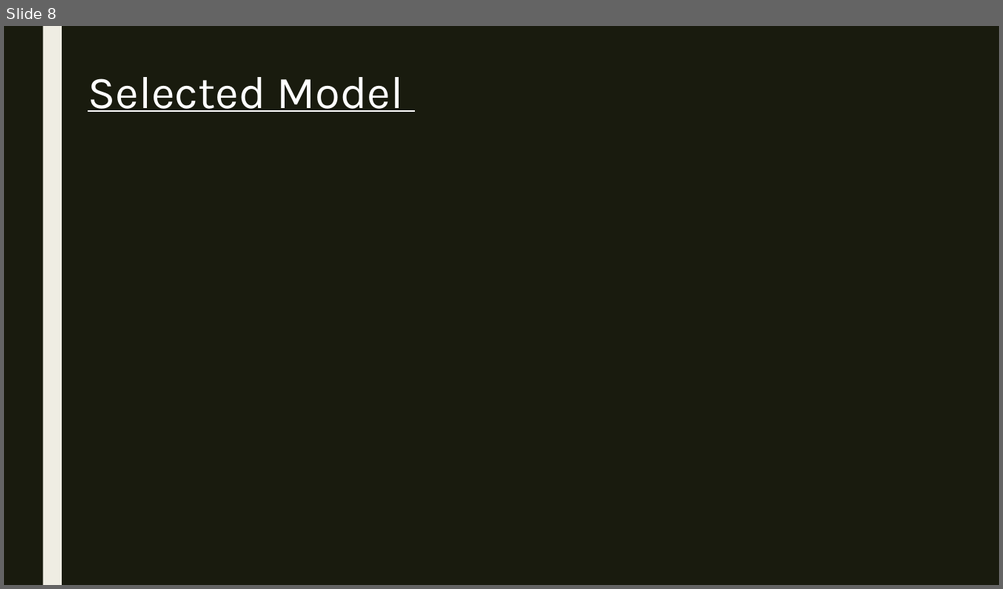
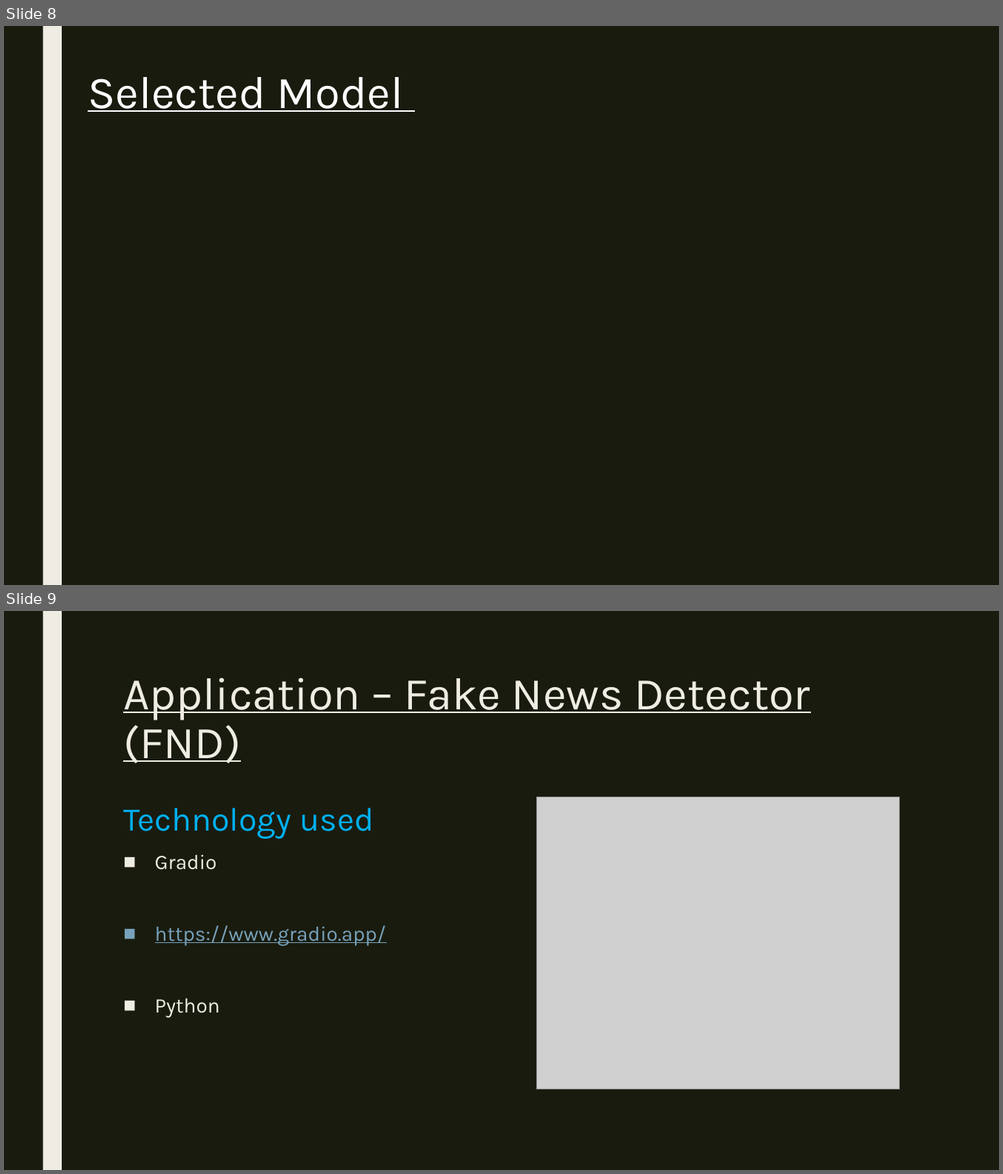
Before and after one commit to Andre2503/Group8-Project4, a slide deck: Presentation/Group8_Project4_Presentation.pptx. Shown one above the other, each under a label of ours: slide 8 before the commit, slides 8 and 9 after it. The pictures are 1003x589 and 1003x1174 pixels, drawn with LibreOffice and Linux fonts; fonts in the diff are those of the drawing; grey boxes stand for pictures. Boxes give left, top, right and bottom in pixels: in the first picture for what was removed or moved away, otherwise in the second. Text is boxed around its words. In the diff, an @@ line names an element or a change of style, - is before the commit and + after.

```diff
--- a/Presentation/Group8_Project4_Presentation.pptx
+++ b/Presentation/Group8_Project4_Presentation.pptx
@@ slide 9 added at (4, 611, 999, 1170), background #191B0E @@
@@ rectangle added at (42, 611, 62, 1170), fill #EFEDE3 @@
@@ title added at (123, 678, 810, 763), 44 pt, text #EFEDE3, underline @@
+Application – Fake News Detector (FND)
@@ text added at (123, 808, 387, 1018), 20 pt, text #77A2BB @@
+Technology used
+■ Gradio
+■ https://www.gradio.app/
+■ Python
@@ picture added at (537, 797, 899, 1090) @@
```
Also in this commit, not shown: 2 slides changed, 1 slide removed, 5 other files.
